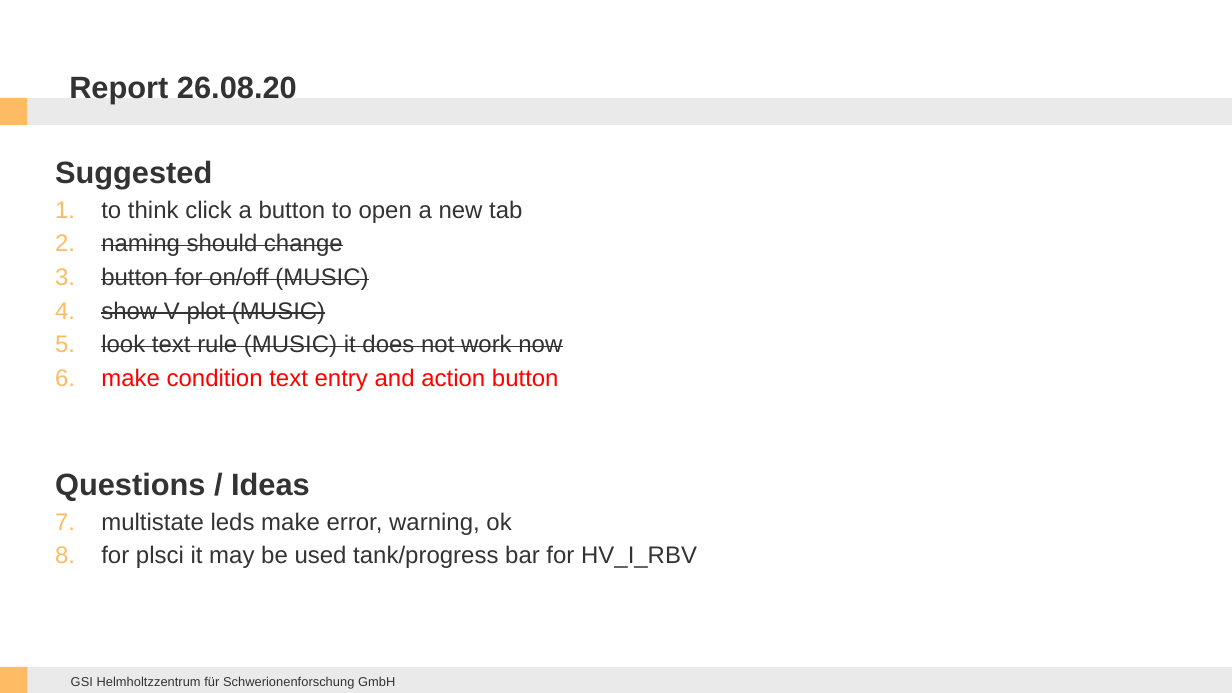
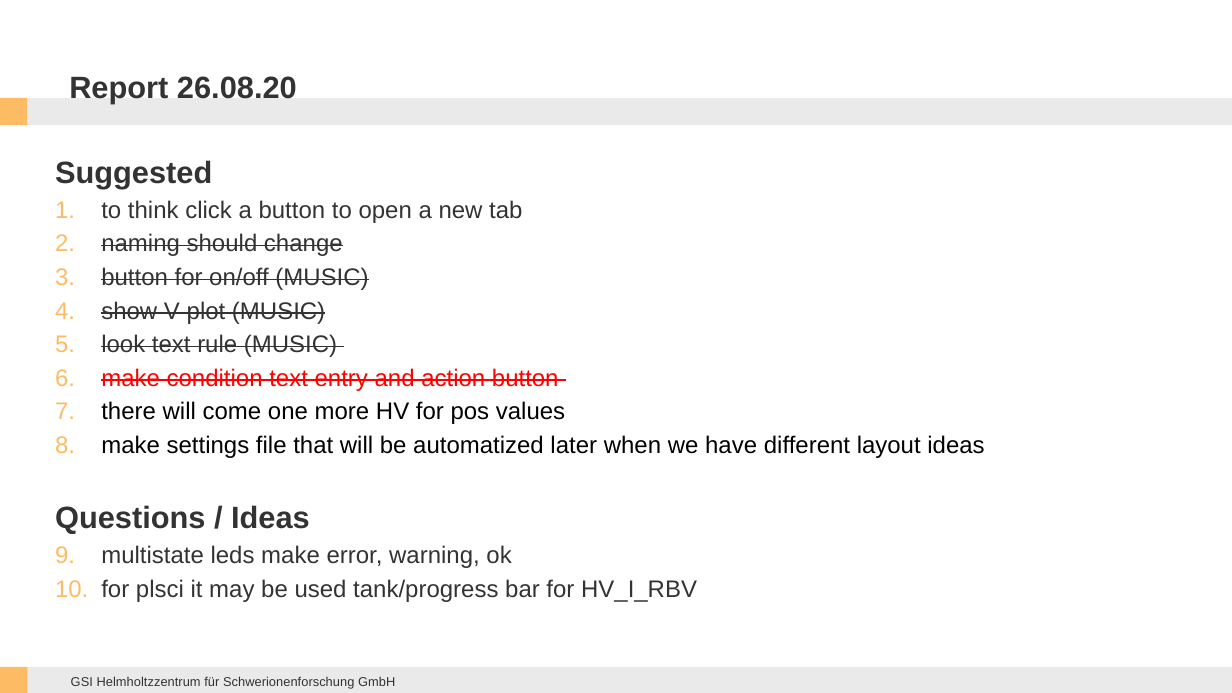
Before and after one commit to ikeshel/sfrs-dcs-epics, a slide deck: slide 17 of CSS_examples/Documentation && Report/CSS works.pptx. Drawn at 1232x693 pixels with LibreOffice and Linux fonts; fonts in the diff are those of the drawing; background and template pictures are left out. Boxes give left, top, right and bottom in pixels: in the first picture for what was removed or moved away, otherwise in the second. Text is boxed around its words. In the diff, an @@ line names an element or a change of style, - is before the commit and + after.

Commit message:
MUSIC updated v2

```diff
--- a/CSS_examples/Documentation && Report/CSS works.pptx
+++ b/CSS_examples/Documentation && Report/CSS works.pptx
@@ text at (101, 334, 337, 357): text changed @@
-5. look text rule (MUSIC) it does not work now
+5. look text rule (MUSIC)
@@ text at (101, 368, 559, 391): strikethrough on in "make condition text entry and action button" @@
@@ text at (101, 401, 984, 458): paragraphs added @@
+7. there will come one more HV for pos values
+8. make settings file that will be automatized later when we have different layout ideas
```
Also in this commit, not shown: 2 slides added, 3 other files.
